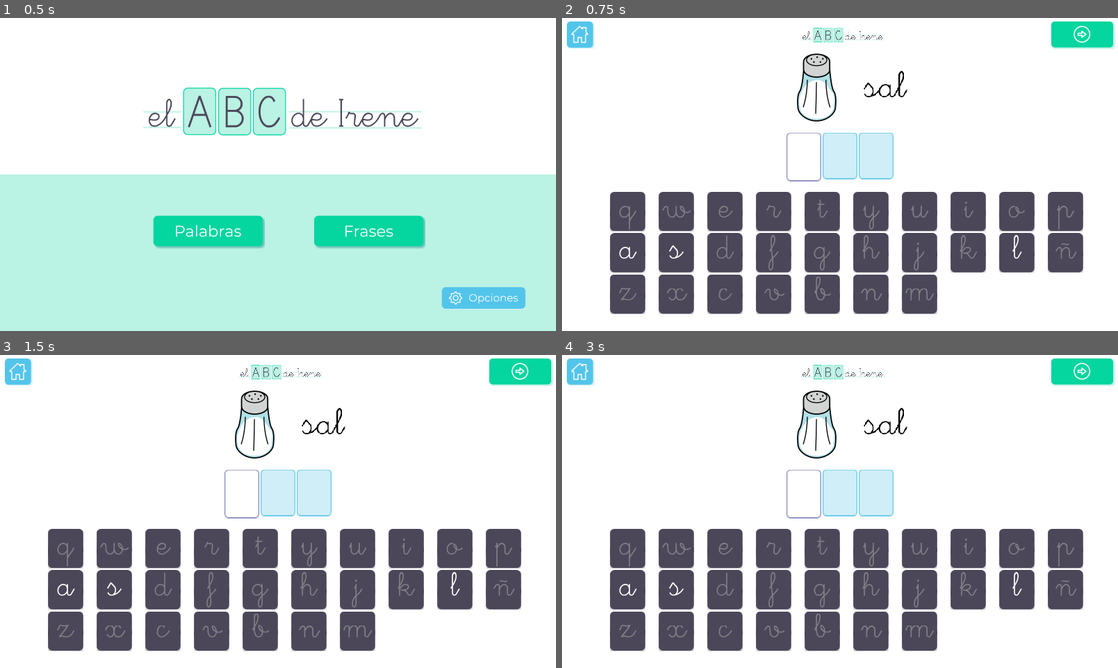
Above: before the commit, frames 1-4 (two rows, left to right).
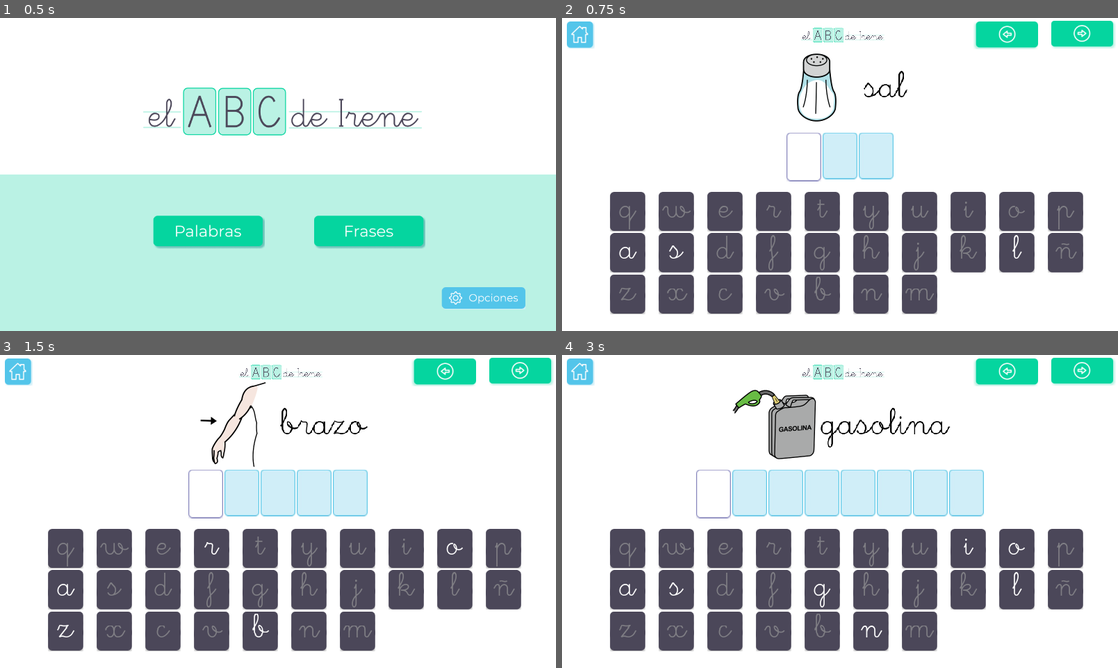
Above: after the commit, the same moments.

Repository: pabloalba/abcirene
Game: Godot game, scene res://MainMenu.tscn
The game is run twice, just before and just after one commit, with the same random seed, the same clock (stepped at 60 frames per second) and the same inputs. Sound files missing from this copy of the repository are replaced by a short silence.
Inputs (mouse positions are in pixels of both pictures, inside the frame that each line leads up to):
- Up to frame 1 (0.5 s): no input
- Up to frame 2 (0.75 s): click (773, 230) at 0.5 s
- Up to frame 3 (1.5 s): click (444, 373) at 1.27 s
- Up to frame 4 (3 s): click (1006, 373) at 2.02 s; click (1006, 373) at 2.77 s

Frame 1 is identical in both runs. In frame 2, 1.2% of the frame differs, in the area x 74-100%, y 0-10%; in frame 3, 4.9%; in frame 4, 9.3%, in the area x 24-100%, y 0-91%.

Commit message:
v2.0.4

Diff:
--- a/Main.tscn
+++ b/Main.tscn
@@ -14,6 +14,9 @@
 margin_right = 720.0
 margin_bottom = 1280.0
 script = ExtResource( 1 )
+__meta__ = {
+"_edit_use_anchors_": false
+}
 
 [node name="VBoxContainer" type="VBoxContainer" parent="."]
 margin_right = 720.0
@@ -22,7 +25,6 @@
 alignment = 1
 
 [node name="HBoxContainer" type="HBoxContainer" parent="VBoxContainer"]
-editor/display_folded = true
 margin_top = 23.0
 margin_right = 720.0
 margin_bottom = 523.0
--- a/Play.gd
+++ b/Play.gd
@@ -48,7 +48,7 @@
 	else:
 		get_node("Camera2D").rotation_degrees = 0
 	words_locked.sort()
-	print (words_locked)
+	#print (words_locked)
 	randomize()
 	if globals.play_word:
 		globals.caps = globals.settings["words"]["caps"]
@@ -100,6 +100,7 @@
 	for lc in ["Word1", "Word2", "Word3", "Word4", "Word5", "Word6", "Phrase"]:
 		for node in get_node(lc + "/VBoxContainer/letters").get_children():
 			get_node("Phrase/VBoxContainer/letters").remove_child(node)
+
 
 	current_words = select_words()
 	current_word_num = 0
@@ -466,3 +467,10 @@
 			time_keyboard = 0
 			last_key = l
 			_on_letter_pressed(l)
+
+
+
+func _on_ButtonPrev_pressed():
+	if mode == MODE_PLAYER:
+		word_index -= 2
+		restart_game()
--- a/Play.tscn
+++ b/Play.tscn
@@ -230,13 +230,30 @@
 
 [node name="ButtonReload" type="Button" parent="."]
 margin_left = 1120.0
-margin_top = 5.0
+margin_top = 2.94946
 margin_right = 1281.0
-margin_bottom = 75.0
+margin_bottom = 72.9495
 focus_mode = 0
 enabled_focus_mode = 0
 icon = ExtResource( 3 )
 flat = true
+__meta__ = {
+"_edit_use_anchors_": false
+}
+
+[node name="ButtonPrev" type="Button" parent="."]
+margin_left = 1102.0
+margin_top = 5.0
+margin_right = 1263.0
+margin_bottom = 75.0
+rect_scale = Vector2( -1, 1 )
+focus_mode = 0
+enabled_focus_mode = 0
+icon = ExtResource( 3 )
+flat = true
+__meta__ = {
+"_edit_use_anchors_": false
+}
 
 [node name="TextureRect" type="TextureRect" parent="."]
 margin_left = 550.0
@@ -682,6 +699,7 @@
 [connection signal="gui_input" from="Phrase/VBoxContainer/img" to="." method="_on_img_gui_input" binds= [ 1 ]]
 [connection signal="gui_input" from="Phrase/VBoxContainer/lbl" to="." method="_on_img_gui_input" binds= [ 1 ]]
 [connection signal="pressed" from="ButtonReload" to="." method="_on_ButtonReload_pressed"]
+[connection signal="pressed" from="ButtonPrev" to="." method="_on_ButtonPrev_pressed"]
 [connection signal="pressed" from="ButtonBack" to="." method="_on_ButtonBack_pressed"]
 [connection signal="gui_input" from="GridContainer/Letter" to="." method="_on_Letter_gui_input" binds= [ "q" ]]
 [connection signal="gui_input" from="GridContainer/Letter2" to="." method="_on_Letter_gui_input" binds= [ "w" ]]
--- a/Settings.gd
+++ b/Settings.gd
@@ -215,7 +215,6 @@
 
 
 
-	var i
 	for i in range(10):
 		if len(letters) > i:
 			get_node("EstadisticasContainer/LblLetter"+str(i+1)).set_text(letters[i][0] + " ("+str(letters[i][1]) + ")")
--- a/project.godot
+++ b/project.godot
@@ -10,7 +10,6 @@
 
 _global_script_classes=[  ]
 _global_script_class_icons={
-
 }
 
 [application]
Not shown, removed: export_presets.cfg
Not shown, changed: assets/audio/aplause.ogg
